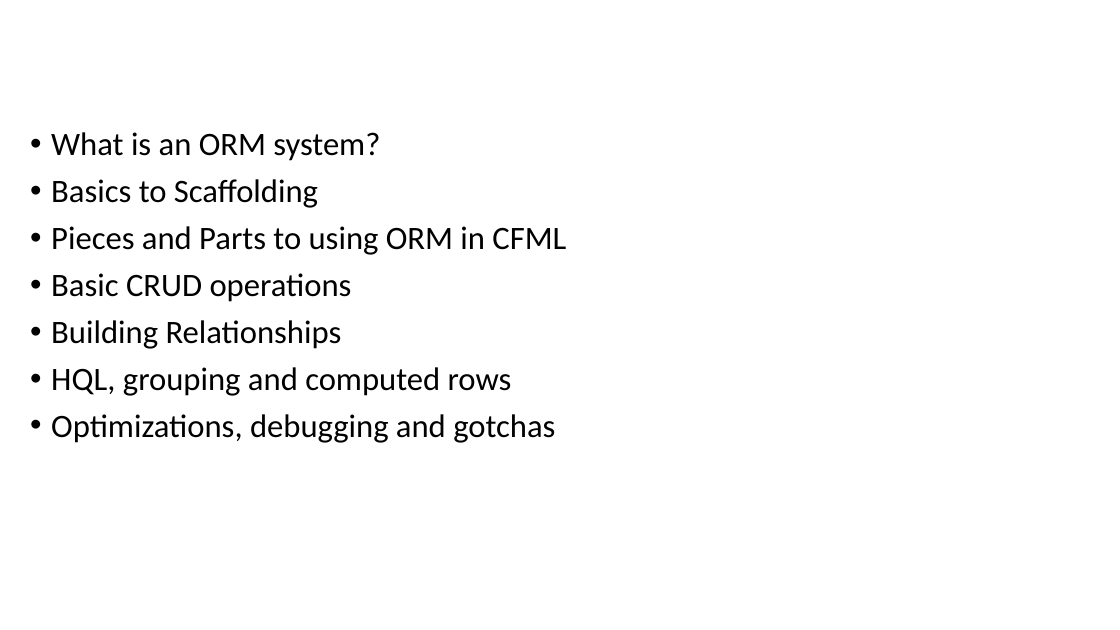
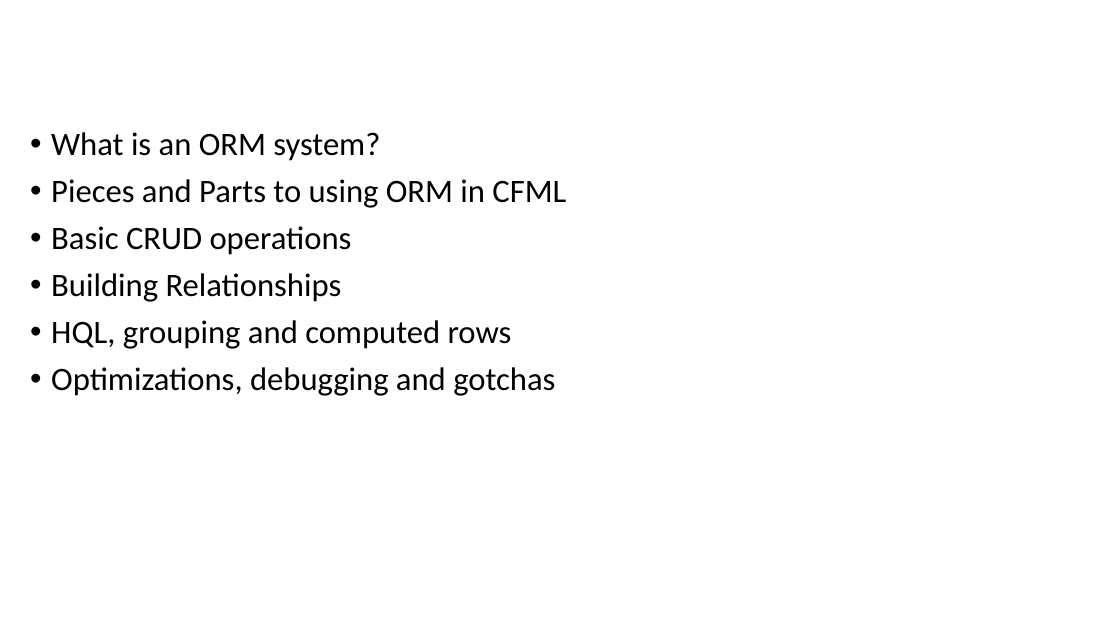
Before and after one commit to quetwo/orm-preso, a slide deck: slide 2 of Using ColdFusion ORM.pptx. Drawn at 1120x630 pixels with LibreOffice and Linux fonts; fonts in the diff are those of the drawing; background and template pictures are left out. Boxes give left, top, right and bottom in pixels: in the first picture for what was removed or moved away, otherwise in the second. Text is boxed around its words. In the diff, an @@ line names an element or a change of style, - is before the commit and + after.

```diff
--- a/Using ColdFusion ORM.pptx
+++ b/Using ColdFusion ORM.pptx
@@ text at (x1=51, y1=179, x2=318, y2=208): paragraph removed @@
-• Basics to Scaffolding
```
Also in this commit, not shown: 2 other slides changed, 7 slides added, 6 other files.
